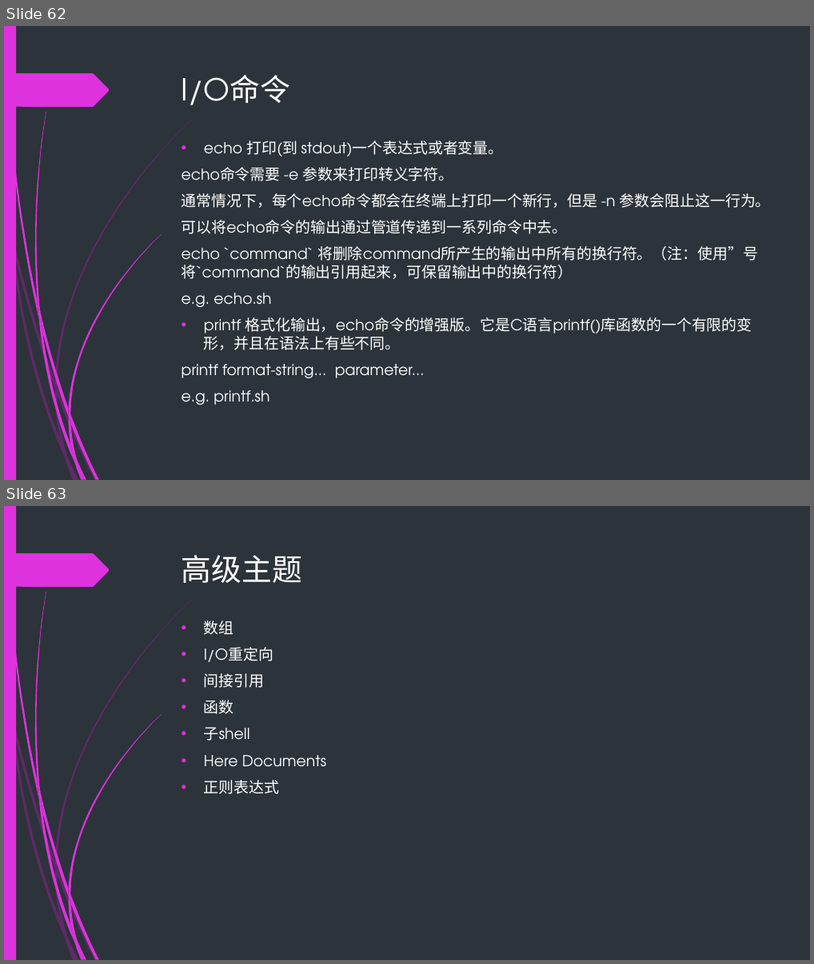
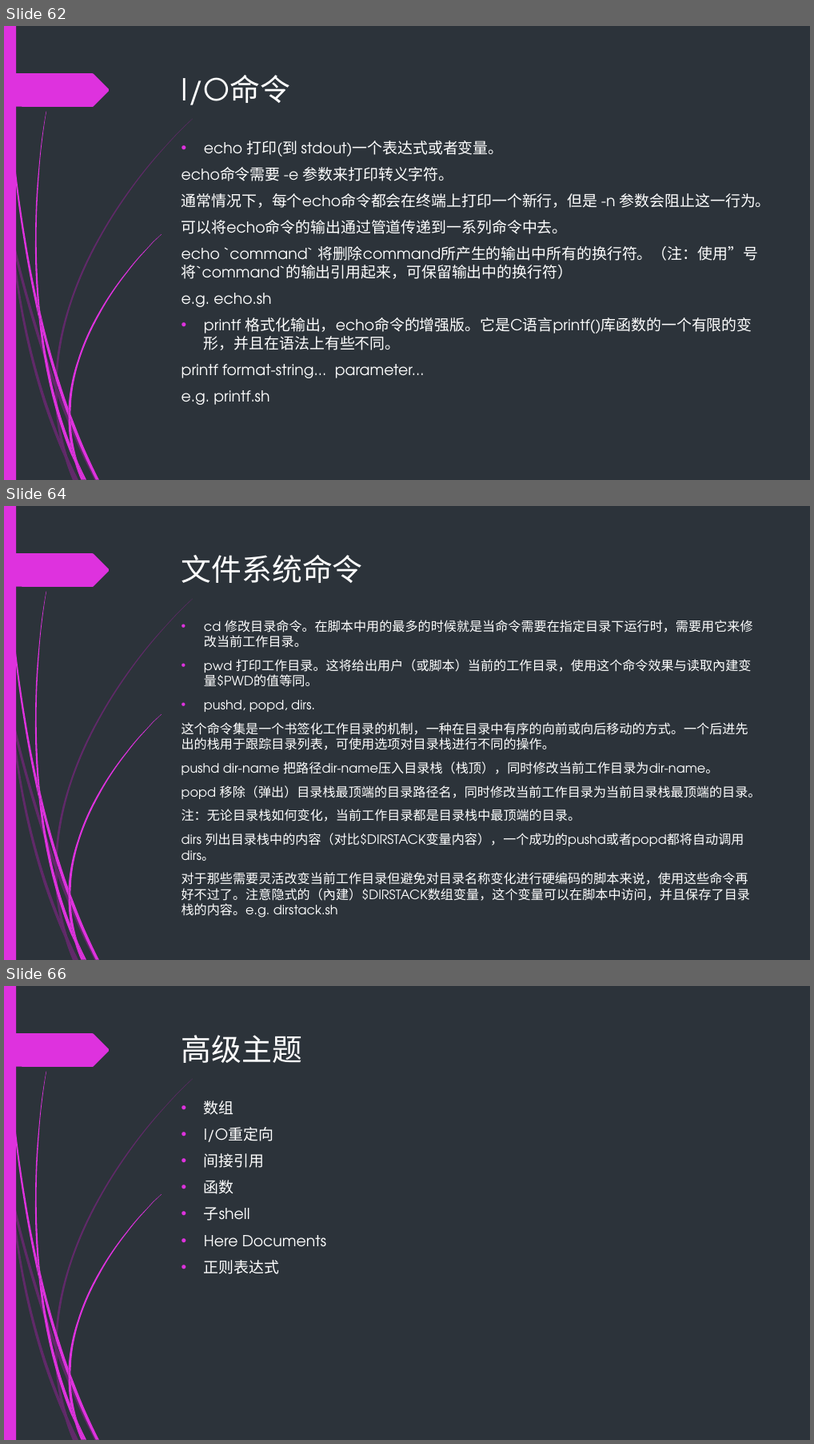
Before and after one commit to backup-ci/abs-train, a slide deck: Bash-scripting-guid.pptx. Shown one above the other, each under a label of ours: slides 62 and 63 before the commit, slides 62, 64 and 66 after it; the slides between them are not shown. The pictures are 814x964 and 814x1444 pixels, drawn with LibreOffice and Linux fonts; fonts in the diff are those of the drawing. Boxes give left, top, right and bottom in pixels: in the first picture for what was removed or moved away, otherwise in the second. Text is boxed around its words. In the diff, an @@ line names an element or a change of style, - is before the commit and + after.

```diff
--- a/Bash-scripting-guid.pptx
+++ b/Bash-scripting-guid.pptx
@@ slide 64 added at (x1=4, y1=506, x2=810, y2=960), background #2C333A; not listed: 24 template elements that a slide beside it also shows @@
@@ title added at (x1=182, y1=555, x2=363, y2=583), 36 pt, text #FFFFFF @@
+文件系统命令
@@ text added at (x1=182, y1=620, x2=762, y2=900), 15.3 pt, text #FFFFFF @@
+• cd 修改目录命令。在脚本中用的最多的时候就是当命令需要在指定目录下运行时，需要用它来修改当前工作目录。
+• pwd 打印工作目录。这将给出用户（或脚本）当前的工作目录，使用这个命令效果与读取內建变量$PWD的值等同。
+• pushd, popd, dirs.
+这个命令集是一个书签化工作目录的机制，一种在目录中有序的向前或向后移动的方式。一个后进先出的栈用于跟踪目录列表，可使用选项对目录栈进行不同的操作。
+pushd dir-name 把路径dir-name压入目录栈（栈顶），同时修改当前工作目录为dir-name。
+popd 移除（弹出）目录栈最顶端的目录路径名，同时修改当前工作目录为当前目录栈最顶端的目录。
+注：无论目录栈如何变化，当前工作目录都是目录栈中最顶端的目录。
+dirs 列出目录栈中的内容（对比$DIRSTACK变量内容），一个成功的pushd或者popd都将自动调用dirs。
+对于那些需要灵活改变当前工作目录但避免对目录名称变化进行硬编码的脚本来说，使用这些命令再好不过了。注意隐式的（內建）$DIRSTACK数组变量，这个变量可以在脚本中访问，并且保存了目录栈的内容。e.g. dirstack.sh
@@ what was slide 63 is now slide 66 @@
```
Also in this commit, not shown: 1 slide changed, 2 other slides added, 7 other files.
